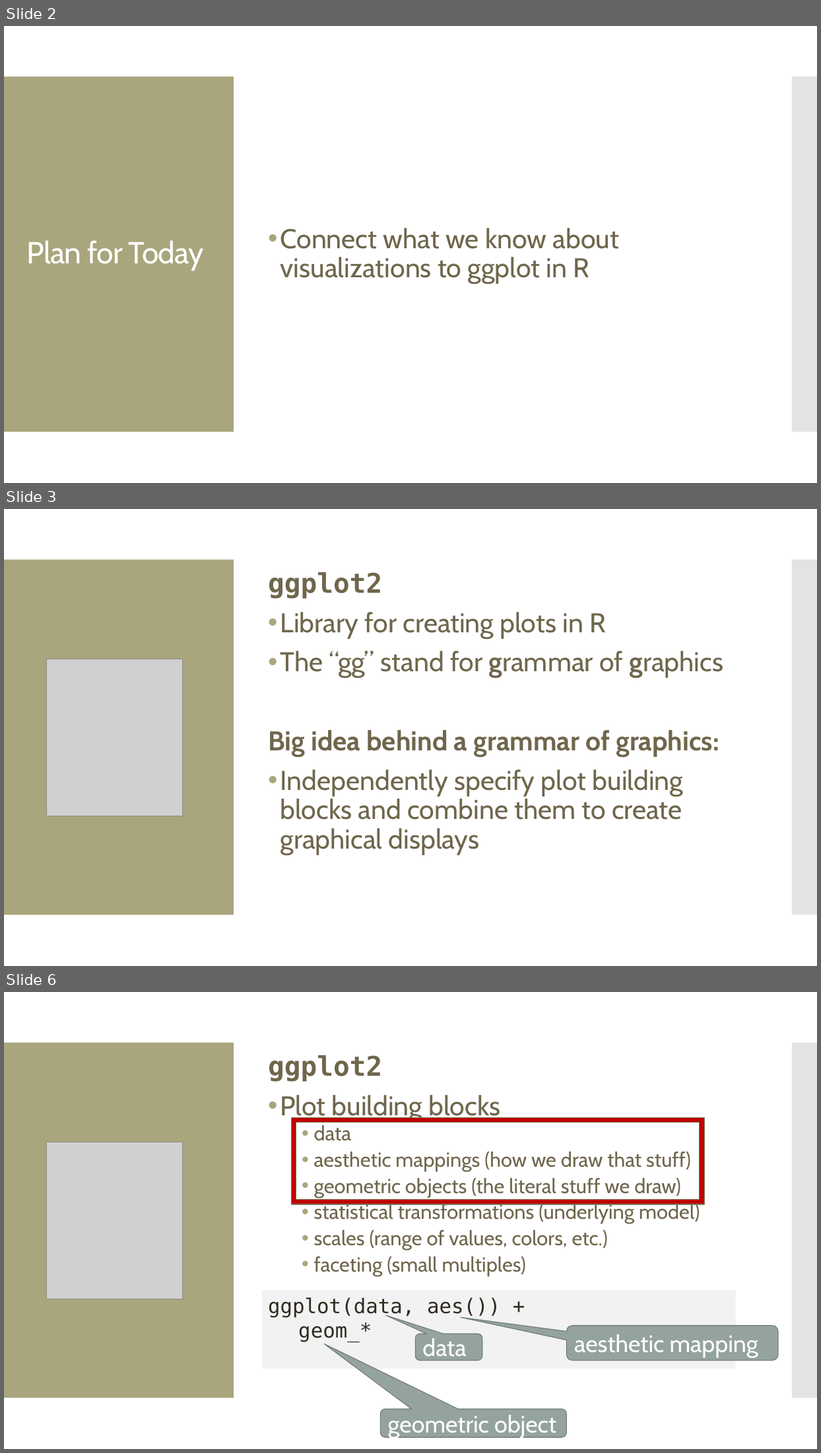
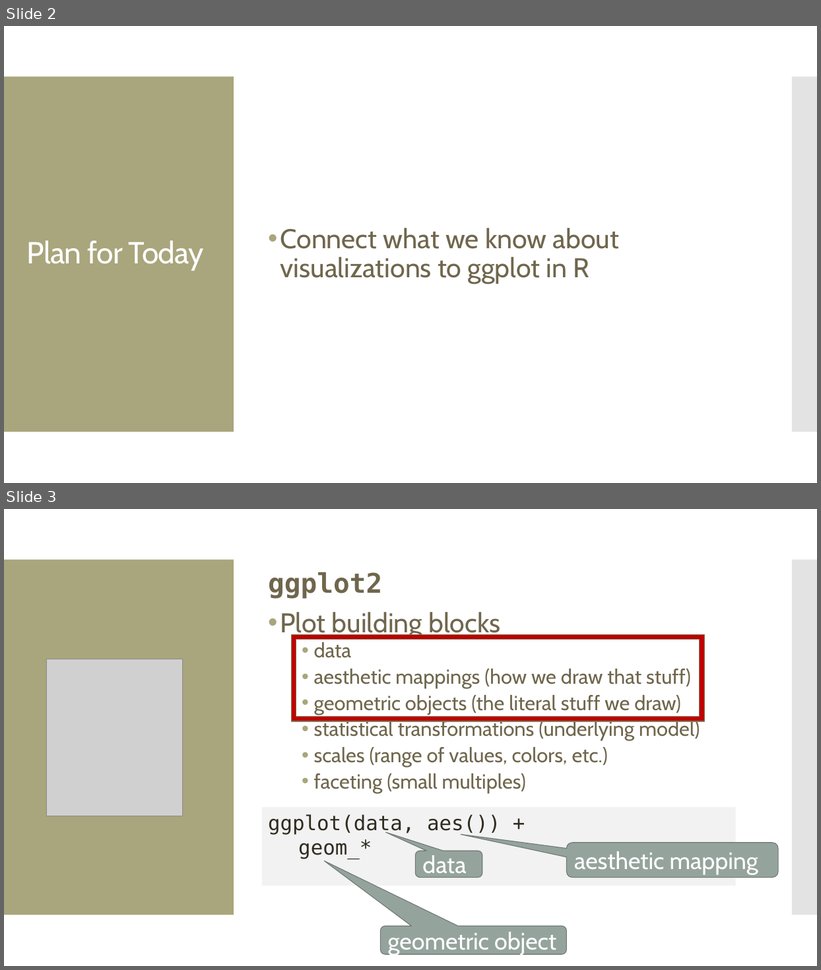
Before and after one commit to amosca01/Intro-DS-F23, a slide deck: slides/07-grammar-of-graphics-color.pptx. Shown one above the other, each under a label of ours: slides 2, 3 and 6 before the commit, slides 2 and 3 after it; the slides between them are not shown. The pictures are 821x1453 and 821x970 pixels, drawn with LibreOffice and Linux fonts; fonts in the diff are those of the drawing; grey boxes stand for pictures. Boxes give left, top, right and bottom in pixels: in the first picture for what was removed or moved away, otherwise in the second. Text is boxed around its words. In the diff, an @@ line names an element or a change of style, - is before the commit and + after.

```diff
--- a/slides/07-grammar-of-graphics-color.pptx
+++ b/slides/07-grammar-of-graphics-color.pptx
@@ slide 3 removed at <box>4,509,817,966</box>, background #FFFFFF; not listed: 2 template elements that a slide beside it also shows @@
@@ text removed at <box>268,572,724,855</box> @@
-ggplot2
-• Library for creating plots in R
-• The “gg” stand for grammar of graphics
-Big idea behind a grammar of graphics:
-• Independently specify plot building blocks and combine them to create graphical displays
@@ picture removed at <box>47,659,182,816</box> @@
@@ what was slide 6 is now slide 3 @@
```
Also in this commit, not shown: 3 slides changed, 20 slides added, 4 other slides removed, 4 other files.
